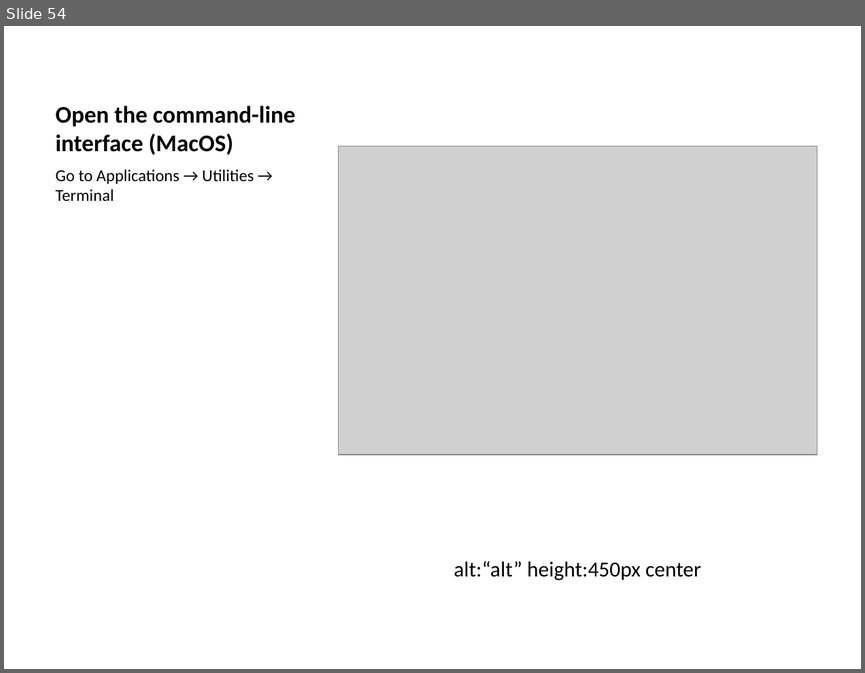
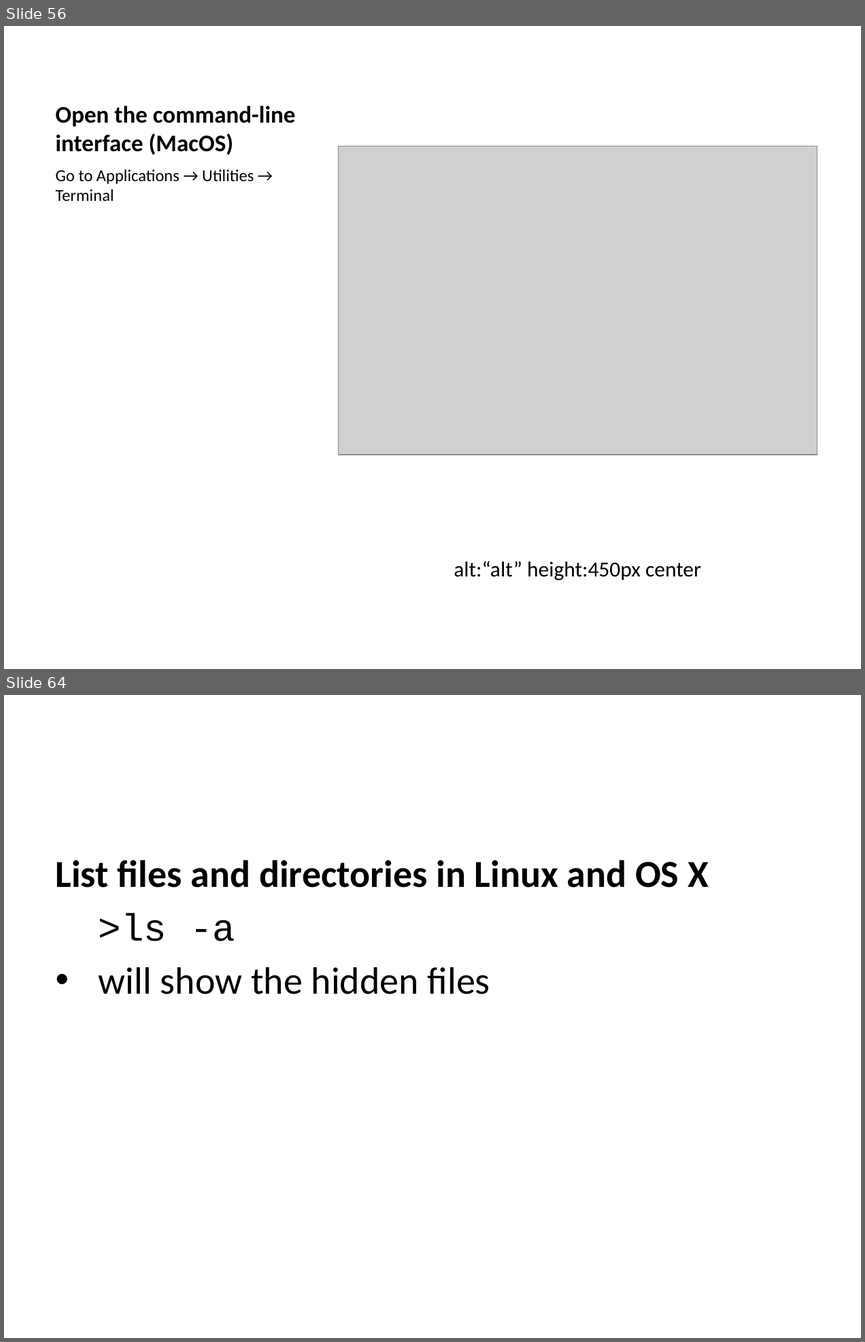
Before and after one commit to ucoruh/ce103-algorithms-and-programming-I, a slide deck: docs/week-1-intro/ce103-week-1-intro.en.md_word.pptx. Shown one above the other, each under a label of ours: slide 54 before the commit, slides 56 and 64 after it; the slides between them are not shown. The pictures are 865x673 and 865x1342 pixels, drawn with LibreOffice and Linux fonts; fonts in the diff are those of the drawing; grey boxes stand for pictures. Boxes give left, top, right and bottom in pixels: in the first picture for what was removed or moved away, otherwise in the second. Text is boxed around its words. In the diff, an @@ line names an element or a change of style, - is before the commit and + after.

```diff
--- a/docs/week-1-intro/ce103-week-1-intro.en.md_word.pptx
+++ b/docs/week-1-intro/ce103-week-1-intro.en.md_word.pptx
@@ slide 64 added at (4, 695, 861, 1338), background #FFFFFF @@
@@ text added at (56, 860, 708, 994), 32 pt, text #000000, bold @@
+List files and directories in Linux and OS X
+>ls -a
+• will show the hidden files
@@ what was slide 54 is now slide 56 @@
```
Also in this commit, not shown: 3 slides changed, 94 other slides added, 2 slides removed, 11 other files.
